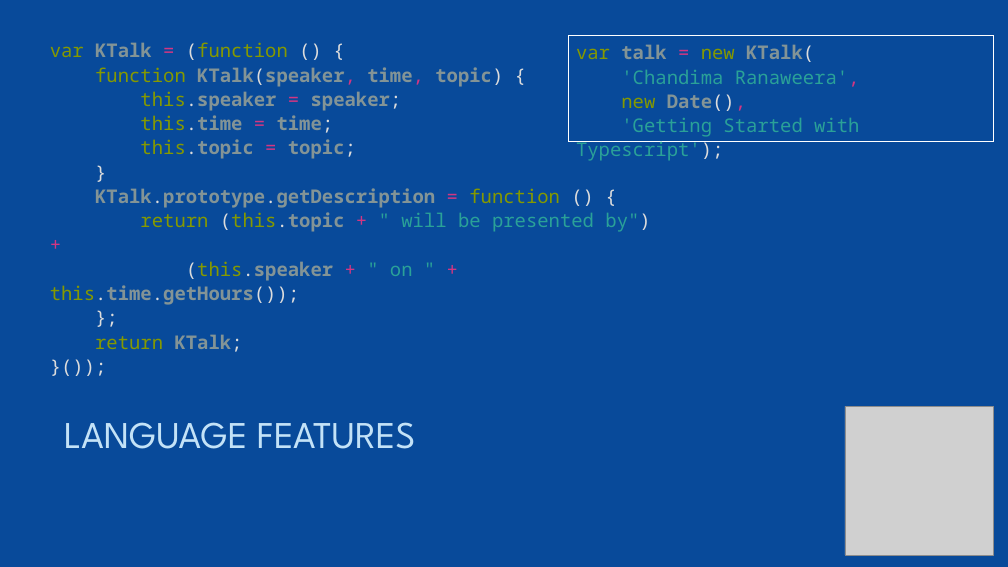
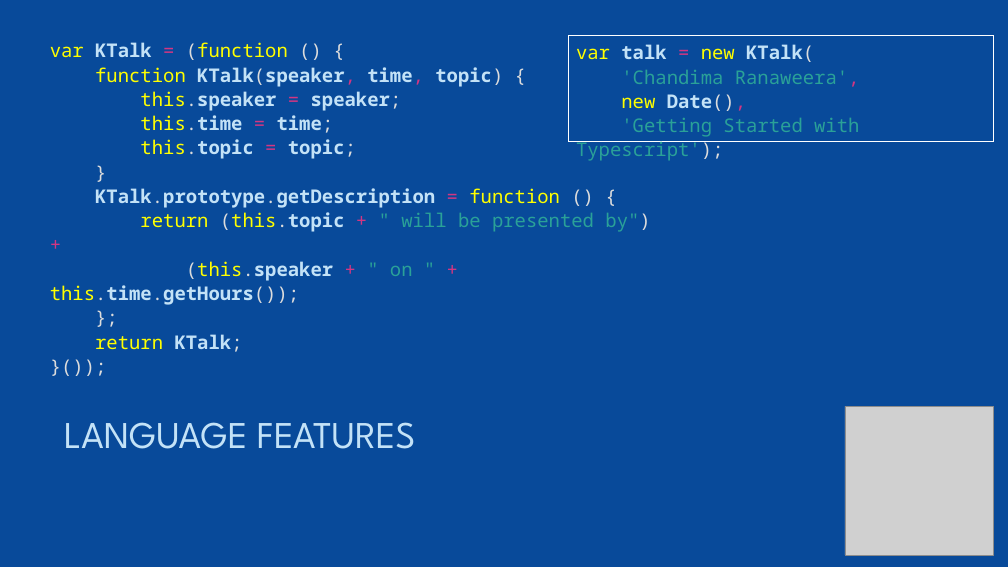
Before and after one commit to chan4lk/k-talk, a slide deck: slide 13 of Deck/typescript_ktalk.pptx (slide 12 before the commit). Drawn at 1008x567 pixels with LibreOffice and Linux fonts; fonts in the diff are those of the drawing; grey boxes stand for pictures. Boxes give left, top, right and bottom in pixels: in the first picture for what was removed or moved away, otherwise in the second. Text is boxed around its words. In the diff, an @@ line names an element or a change of style, - is before the commit and + after.

```diff
--- a/Deck/typescript_ktalk.pptx
+++ b/Deck/typescript_ktalk.pptx
@@ text at [50,42,650,352]: text colour #859900 to #FFFF00 in "var (function", "function", "this.speaker", "this.time" and 5 more places; text colour #839496 to #C3E2F7 in "KTalk", "KTalk(speaker, time, topic)", "this.speaker speaker;", "this.time time;" and 5 more places @@
@@ text in rectangle at [576,44,814,111]: text colour #859900 to #FFFF00 in "var new", "new"; text colour #839496 to #C3E2F7 in "talk KTalk(", "Date()," @@
```
Also in this commit, not shown: 5 other slides changed, 1 slide added.
